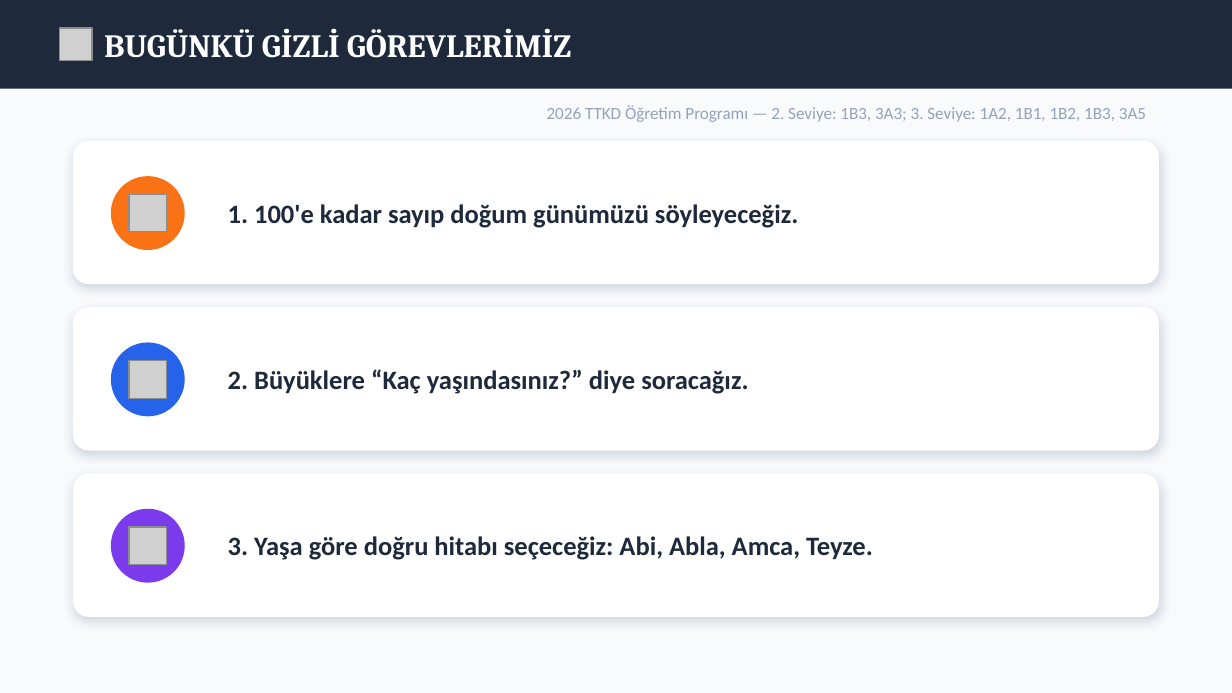
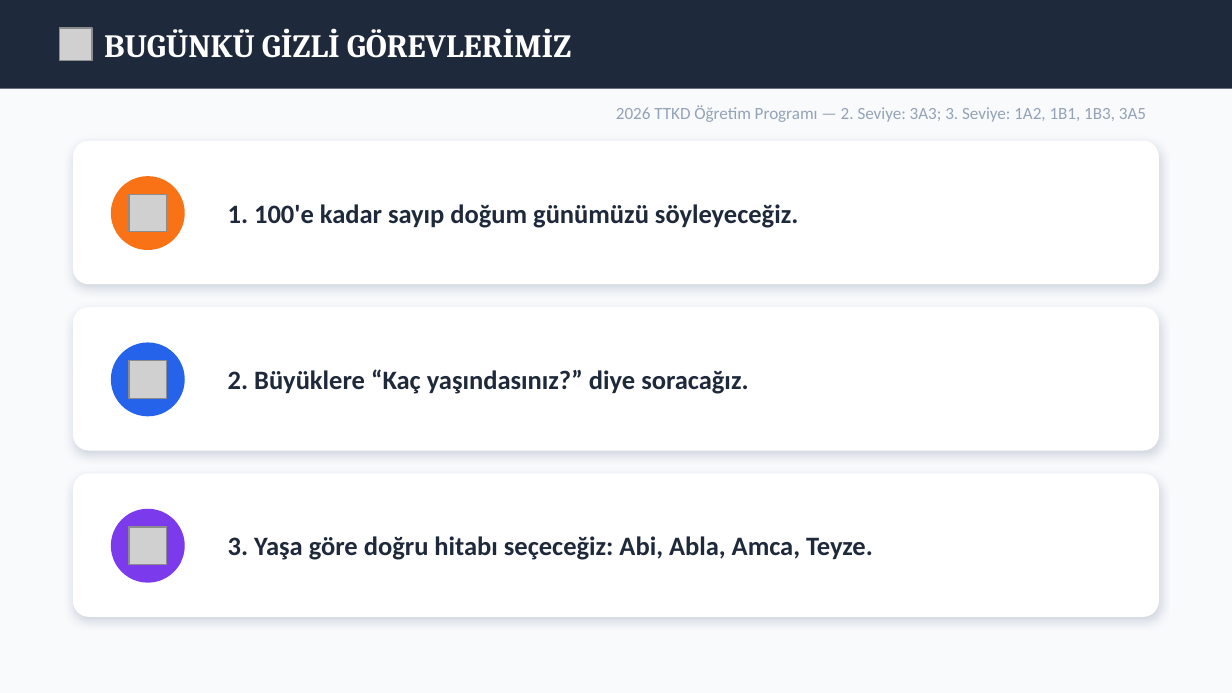
Before and after one commit to materyalfabrikasi/materyalfabrikasi.github.io, a slide deck: slide 2 of pptx/temel3.pptx. Drawn at 1232x693 pixels with LibreOffice and Linux fonts; fonts in the diff are those of the drawing; grey boxes stand for pictures. Boxes give left, top, right and bottom in pixels: in the first picture for what was removed or moved away, otherwise in the second. Text is boxed around its words. In the diff, an @@ line names an element or a change of style, - is before the commit and + after.

```diff
--- a/pptx/temel3.pptx
+++ b/pptx/temel3.pptx
@@ text at (x1=616, y1=105, x2=1146, y2=122): text changed @@
-2026 TTKD Öğretim Programı — 2. Seviye: 1B3, 3A3; 3. Seviye: 1A2, 1B1, 1B2, 1B3, 3A5
+2026 TTKD Öğretim Programı — 2. Seviye: 3A3; 3. Seviye: 1A2, 1B1, 1B3, 3A5
```
Also in this commit, not shown: 2 other slides changed, 5 other files.
